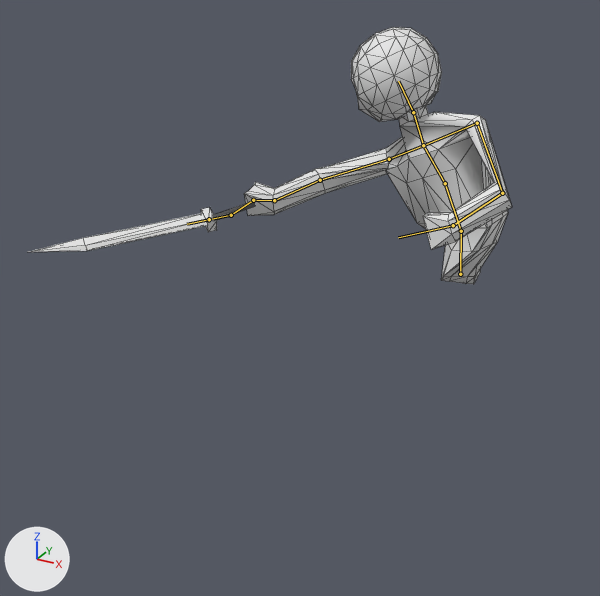
Before and after pictures for a commit that changed the glTF model Project/Resources/Model/Gltf/player.gltf.
Both versions are drawn from a 50 mm camera at (2.29, -7.47, 3.58) aimed at (-0.88, -1.71, 0.7). The axes (+X, +Y, +Z) are drawn at lower left. The lights are the same throughout. Both versions are drawn at frame 17 of the action 'WaitToAttack2'; the numbers are the values there. The bones that bend it are drawn over the model as lines. Mesh edges are drawn as thin lines.

Names of what the first picture shows: 'Player'.
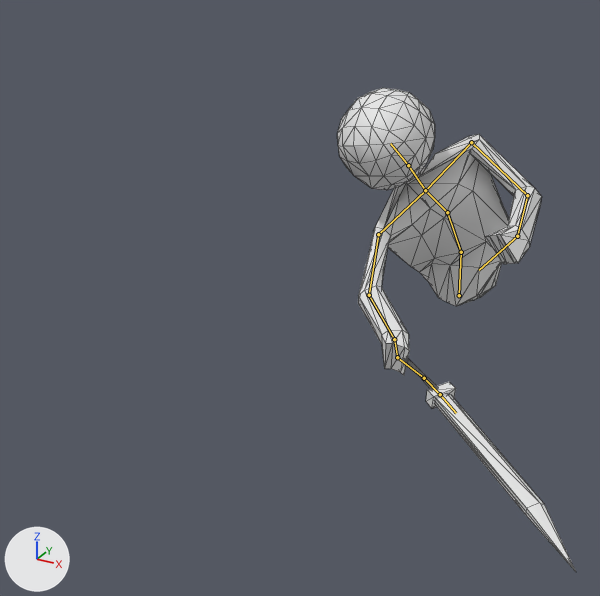
The edits, one by one:
Bone 'pelvis' (bone_pelvis) moves from (0.0, 0.377, 0.0) to (0.0, 0.145, 0.0).
Bone 'pelvis' (bone_pelvis) turns from (62, -82, -61) to (3, -29, 0) degrees about its own x, y and z.
Bone 'stomach' (bone_stomach) turns from (39, 62, 32) to (43, 51, 33) degrees about its own x, y and z.
Bone 'chest' (bone_chest) turns from (3, -7, 11) to (12, -5, 17) degrees about its own x, y and z.
Bone 'neck' (bone_neck) turns from (67, -108, -64) to (63, -108, -66) degrees about its own x, y and z.
Bone 'leftShoulder' (bone_leftshoulder) turns from (-24, 12, -7) to (-21, 13, -3) degrees about its own x, y and z.
Bone 'leftElbow' (bone_leftelbow) turns from (91, 39, 20) to (86, 42, -5) degrees about its own x, y and z.
Bone 'leftHandNeck' (bone_lefthandneck) turns from (45, -14, 55) to (45, -4, 73) degrees about its own x, y and z.
Bone 'rightShoulder' (bone_rightshoulder) turns from (2, -7, -3) to (-1, -6, -18) degrees about its own x, y and z.
Bone 'rightElbow' (bone_rightelbow) turns from (-61, -66, 2) to (-66, -72, 8) degrees about its own x, y and z.
Bone 'rightHandNeck' (bone_righthandneck) turns from (-15, 53, -20) to (-33, 44, -47) degrees about its own x, y and z.
Bone 'rightHand' (bone_righthand) turns from (-14, 1, 23) to (-14, 0, 20) degrees about its own x, y and z.

What differs and where, as boxes (x1, y1, x2, y2) in the pictures (600 x 596 px):
'Player', posed (50% narrower, 88% taller): before (29, 27, 512, 284); after (337, 88, 576, 572)
bone 'pelvis', root to tip: before (460, 274) to (461, 231); after (459, 295) to (461, 252)
bone 'stomach', root to tip: before (461, 231) to (445, 183); after (461, 252) to (447, 212)
bone 'chest', root to tip: before (445, 183) to (423, 145); after (447, 212) to (425, 190)
bone 'neck', root to tip: before (423, 145) to (413, 112); after (425, 190) to (408, 165)
bone 'leftShoulder', root to tip: before (423, 145) to (477, 123); after (425, 190) to (471, 142)
bone 'leftElbow', root to tip: before (477, 123) to (502, 193); after (471, 142) to (527, 195)
bone 'leftHandNeck', root to tip: before (502, 193) to (453, 225); after (527, 195) to (517, 236)
bone 'rightShoulder', root to tip: before (423, 145) to (389, 159); after (425, 190) to (378, 234)
bone 'rightElbow', root to tip: before (389, 159) to (320, 180); after (378, 234) to (369, 295)
bone 'rightHandNeck', root to tip: before (320, 180) to (274, 200); after (369, 295) to (394, 339)
bone 'rightHand', root to tip: before (274, 200) to (253, 200); after (394, 339) to (397, 357)
